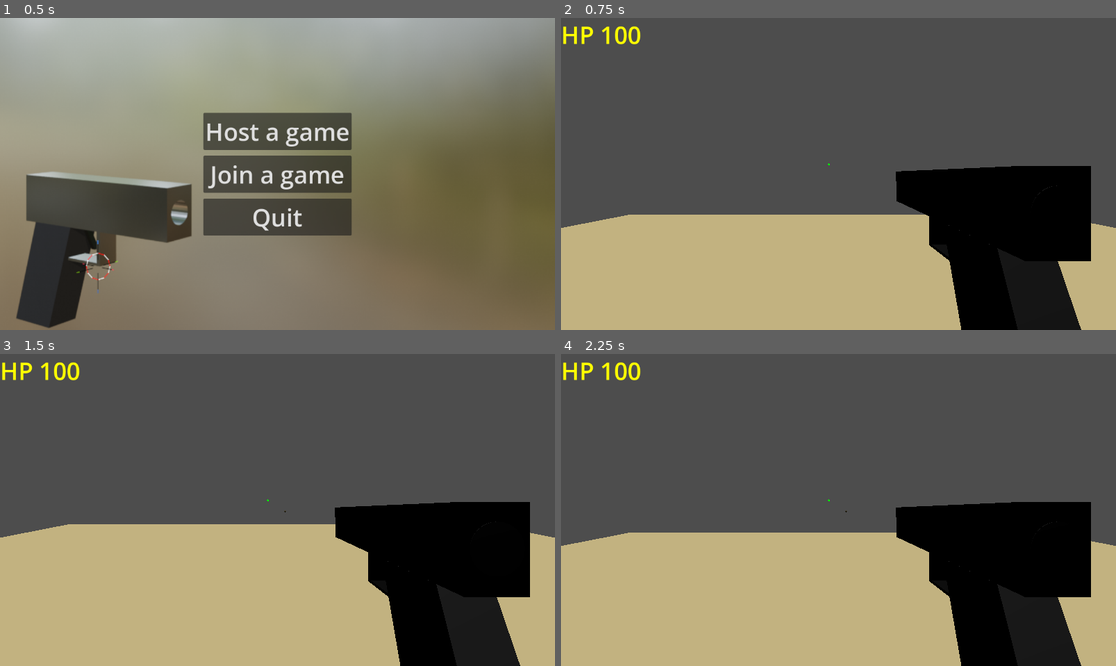
Above: before the commit, frames 1-4 (two rows, left to right).
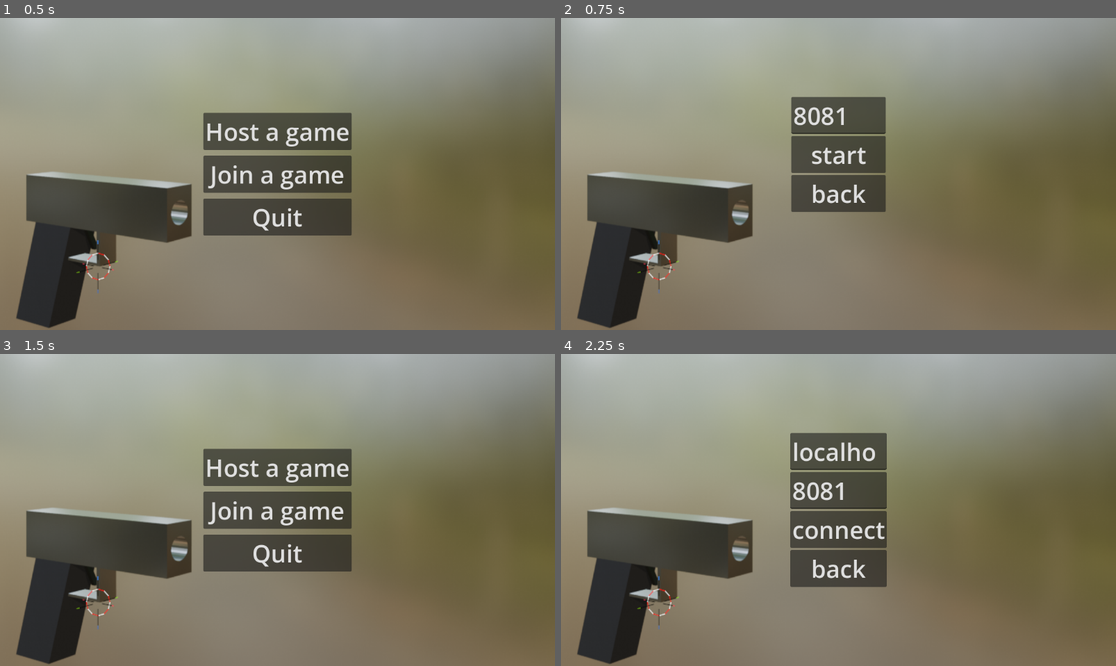
Above: after the commit, the same moments.

Repository: GazizVR/special-shot
Game: Godot game, scene res://scenes/Menu.tscn
The game is run twice, just before and just after one commit, with the same random seed, the same clock (stepped at 60 frames per second) and the same inputs.
Inputs (mouse positions are in pixels of both pictures, inside the frame that each line leads up to):
- Up to frame 1 (0.5 s): no input
- Up to frame 2 (0.75 s): click "Host a game" at 0.5 s
- Up to frame 3 (1.5 s): click (277, 528) at 1.25 s, where only the run after the commit has a clickable "back"
- Up to frame 4 (2.25 s): click (838, 510) at 2 s, where only the run after the commit has a clickable "Join a game"

Frame 1 is identical in both runs. In frame 2, 92% of the frame differs, in the area x 0-100%, y 0-100%; in frame 3, 94%; in frame 4, 94%.

Commit message:
feat(main-menu): ввод порта при создании игры

Diff:
--- a/scenes/Menu.tscn
+++ b/scenes/Menu.tscn
@@ -52,31 +52,65 @@
 theme_override_font_sizes/font_size = 50
 text = "Quit"
 
-[node name="JoinMenu" type="CenterContainer" parent="." unique_id=1414332702]
+[node name="HostMenu" type="VBoxContainer" parent="." unique_id=2026598264]
+visible = false
+layout_mode = 0
+offset_left = 478.0
+offset_top = 164.0
+offset_right = 518.0
+offset_bottom = 204.0
+
+[node name="PortEdit" type="LineEdit" parent="HostMenu" unique_id=748334819]
+layout_mode = 2
+theme_override_font_sizes/font_size = 50
+text = "8081"
+placeholder_text = "port"
+
+[node name="StartBtn" type="Button" parent="HostMenu" unique_id=821388330]
+layout_mode = 2
+theme_override_font_sizes/font_size = 50
+text = "start"
+
+[node name="BackBtn" type="Button" parent="HostMenu" unique_id=2003488094]
+layout_mode = 2
+theme_override_font_sizes/font_size = 50
+text = "back"
+
+[node name="JoinMenu" type="VBoxContainer" parent="." unique_id=1088250152]
 visible = false
 layout_mode = 1
-anchors_preset = 15
-anchor_right = 1.0
-anchor_bottom = 1.0
+anchors_preset = 8
+anchor_left = 0.5
+anchor_top = 0.5
+anchor_right = 0.5
+anchor_bottom = 0.5
+offset_left = -98.0
+offset_top = -160.0
+offset_right = 98.0
+offset_bottom = 160.0
 grow_horizontal = 2
 grow_vertical = 2
+theme_override_constants/separation = 4
+alignment = 1
 
-[node name="VBoxContainer" type="VBoxContainer" parent="JoinMenu" unique_id=1088250152]
-layout_mode = 2
-theme_override_constants/separation = 4
-
-[node name="LineEdit" type="LineEdit" parent="JoinMenu/VBoxContainer" unique_id=1616256764]
+[node name="HostEdit" type="LineEdit" parent="JoinMenu" unique_id=1616256764]
 layout_mode = 2
 theme_override_font_sizes/font_size = 50
 text = "localhost"
-alignment = 1
+placeholder_text = "address"
 
-[node name="NextBtn" type="Button" parent="JoinMenu/VBoxContainer" unique_id=1245828897]
+[node name="PortEdit" type="LineEdit" parent="JoinMenu" unique_id=1781171131]
 layout_mode = 2
 theme_override_font_sizes/font_size = 50
-text = "next"
+text = "8081"
+placeholder_text = "port"
 
-[node name="BackBtn" type="Button" parent="JoinMenu/VBoxContainer" unique_id=1343662748]
+[node name="ConnectBtn" type="Button" parent="JoinMenu" unique_id=1245828897]
+layout_mode = 2
+theme_override_font_sizes/font_size = 50
+text = "connect"
+
+[node name="BackBtn" type="Button" parent="JoinMenu" unique_id=1343662748]
 layout_mode = 2
 theme_override_font_sizes/font_size = 50
 text = "back"
@@ -84,5 +118,7 @@
 [connection signal="pressed" from="MainMenu/HostBtn" to="." method="_on_host_btn_pressed"]
 [connection signal="pressed" from="MainMenu/JoinBtn" to="." method="_on_join_btn_pressed"]
 [connection signal="pressed" from="MainMenu/QuitBtn" to="." method="_on_quit_btn_pressed"]
-[connection signal="pressed" from="JoinMenu/VBoxContainer/NextBtn" to="." method="_on_next_btn_pressed"]
-[connection signal="pressed" from="JoinMenu/VBoxContainer/BackBtn" to="." method="_on_back_btn_pressed"]
+[connection signal="pressed" from="HostMenu/StartBtn" to="." method="_on_start_btn_pressed"]
+[connection signal="pressed" from="HostMenu/BackBtn" to="." method="_on_host_back_btn_pressed"]
+[connection signal="pressed" from="JoinMenu/ConnectBtn" to="." method="_on_connect_btn_pressed"]
+[connection signal="pressed" from="JoinMenu/BackBtn" to="." method="_on_join_back_btn_pressed"]
--- a/scripts/menu.gd
+++ b/scripts/menu.gd
@@ -4,24 +4,38 @@
 	get_tree().quit()
 
 func _on_host_btn_pressed() -> void:
-	NetworkHandler.init_server()
-	get_tree().change_scene_to_file("res://scenes/Game.tscn")
+	$MainMenu.visible = false
+	$HostMenu.visible = true
 
 func _on_join_btn_pressed() -> void:
 	$MainMenu.visible = false
 	$JoinMenu.visible = true
 
 func _input(event: InputEvent) -> void:
-	if Input.is_action_just_pressed("pause") and $HostMenu.visible:
+	if Input.is_action_just_pressed("pause") and $JoinMenu.visible:
 		$JoinMenu.visible = false
 		$MainMenu.visible = true
 
-func _on_back_btn_pressed() -> void:
+func _on_join_back_btn_pressed() -> void:
 	$JoinMenu.visible = false
 	$MainMenu.visible = true
 
-func _on_next_btn_pressed() -> void:
+func _on_connect_btn_pressed() -> void:
 	var host: String
-	host = $JoinMenu/VBoxContainer/LineEdit.text
-	NetworkHandler.init_client(host)
+	var port: int
+
+	host = $JoinMenu/HostEdit.text
+	port = int($JoinMenu/PortEdit.text)
+
+	NetworkHandler.init_client(host,port)
 	get_tree().change_scene_to_file("res://scenes/Game.tscn")
+
+func _on_start_btn_pressed() -> void:
+	var port: int
+	port = int($HostMenu/PortEdit.text)
+	NetworkHandler.init_server(port)
+	get_tree().change_scene_to_file("res://scenes/Game.tscn")
+
+func _on_host_back_btn_pressed() -> void:
+	$HostMenu.visible = false
+	$MainMenu.visible = true
--- a/scripts/network_handler.gd
+++ b/scripts/network_handler.gd
@@ -1,14 +1,13 @@
 extends Node
 
 var peer: ENetMultiplayerPeer
-const PORT: int = 8080
 
-func init_server() -> void:
+func init_server(port: int) -> void:
 	peer = ENetMultiplayerPeer.new()
-	peer.create_server(PORT)
+	peer.create_server(port)
 	multiplayer.multiplayer_peer = peer
 
-func init_client(host: String) -> void:
+func init_client(host: String,port: int) -> void:
 	peer = ENetMultiplayerPeer.new()
-	peer.create_client(host,PORT)
+	peer.create_client(host,port)
 	multiplayer.multiplayer_peer = peer
